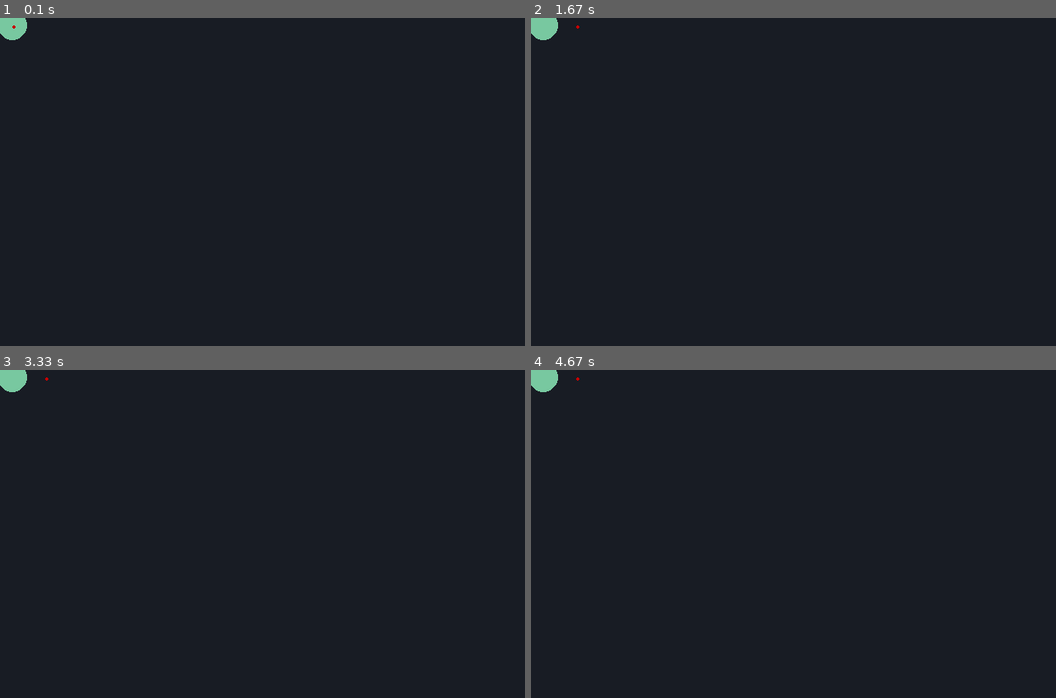
Above: before the commit, frames 1-4 (two rows, left to right).
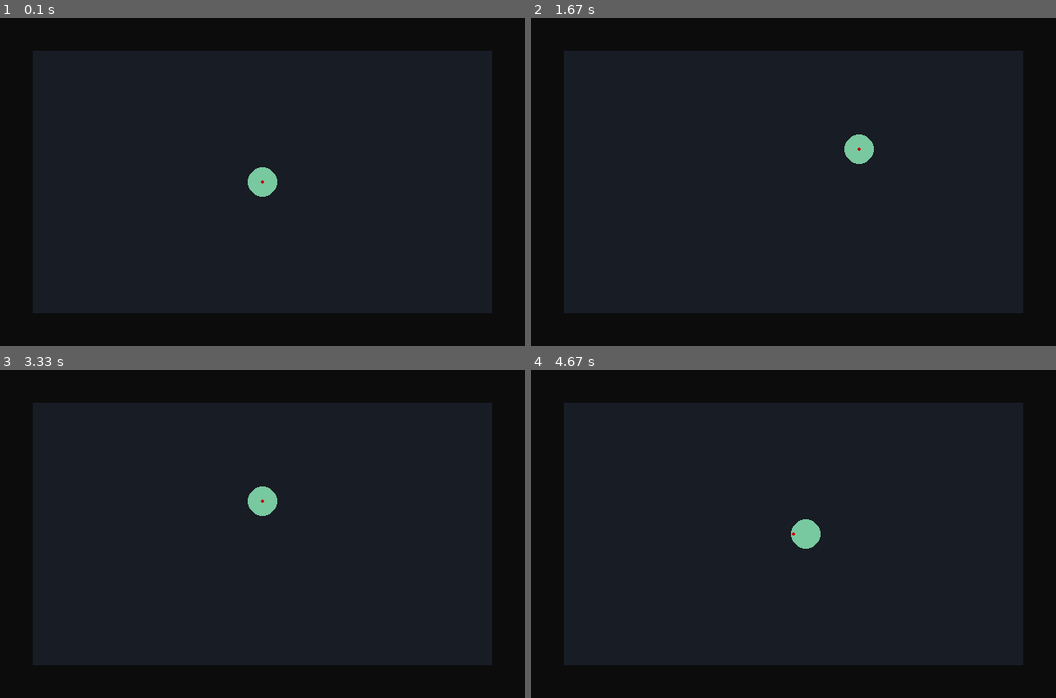
Above: after the commit, the same moments.

Repository: rottenforgotten/trillium-cs
Game: pygame game, started from pygame/main.py
Same seed, same stepped clock (60 frames per second), same inputs: the game is played once before the commit and once after it.
Inputs:
- Up to frame 1 (0.1 s): no input
- Up to frame 2 (1.67 s): hold Right 0.33-0.8 s; hold Up 0.83-1.13 s; hold Right 1.17-1.63 s
- Up to frame 3 (3.33 s): hold Left 1.67-2.2 s; hold Down 2.23-2.53 s; hold Left 2.57-2.97 s; hold Up from 3 s (still down)
- Up to frame 4 (4.67 s): release Up at 3.37 s; hold Right 3.4-4.03 s; hold Down 4.07-4.43 s; hold Left from 4.47 s (still down)

The runs differ from the first frame. In frame 1, 0.7% of the frame differs, in the area x 0-53%, y 0-55%; in frame 2, 0.7%, in the area x 0-66%, y 0-45%; in frame 3, 0.7%; in frame 4, 0.7%.

Commit message:
no frames

Diff:
--- a/pygame/main.py
+++ b/pygame/main.py
@@ -33,18 +33,18 @@
     screen = pygame.display.set_mode((WIDTH, HEIGHT))
     pygame.display.set_caption("Trillium starter")
     clock = pygame.time.Clock()
-    x, y, = WIDTH // 2, HEIGHT // 2
+    px, py, = WIDTH // 2, HEIGHT // 2
     speed = 2.5
     #movement must be divisible by speed
-    tx, ty = x, y
+    tx, ty = px, py
     running = True
     movement = 40
-    hitlist = [(x,y)]
+    hitlist = [(px,py)]
     while running:
         #input phase
         for event in pygame.event.get():
             if len(hitlist) == 0:
-                hitlist.append ((x,y))
+                hitlist.append ((px,py))
             if event.type == pygame.QUIT:
                 running = False
 
@@ -58,21 +58,21 @@
                 elif event.key == pygame.K_DOWN:
                     hitlist.append((hitlist[-1][0], hitlist[-1][1] + movement))
         # math phase
-        if tx != x:
-            if tx > x:
-                x += speed
+        if tx != px:
+            if tx > px:
+                px += speed
             else:
-                x -= speed
-        if ty != y:
-            if ty > y:
-                y += speed
+                px -= speed
+        if ty != py:
+            if ty > py:
+                py += speed
             else:
-                y -= speed
+                py -= speed
         if len(hitlist) == 0:
-            hitlist.append((x,y))
+            hitlist.append((px,py))
         else:
             (tx,ty) = hitlist[0]
-            if (x,y) == hitlist[0]:
+            if (px,py) == hitlist[0]:
                 hitlist.pop(0)
 
         #output phase
@@ -81,12 +81,12 @@
                for x in range(16):
                    current_cell = LEVEL1[y][x]
                    if current_cell == "w":
-                       pygame.draw.rect
+                       pygame.draw.rect(screen,(12,12,12),pygame.Rect((x*40,y*40),(40,40)))
                    elif current_cell == ".":
                        # code for drawing an empty space at x*40, y*40 (pixel position)
                        print("hi")
 
-        pygame.draw.circle(screen, (120, 200, 160), (x, y), 18)
+        pygame.draw.circle(screen, (120, 200, 160), (px, py), 18)
         pygame.draw.circle(screen, (200, 0, 0), (tx, ty), 2)
         pygame.display.flip()
         clock.tick(60)
Not shown, changed: pygame/build/web/pygame.apk
Not shown, changed: pygame/build/web/pygame.tar.gz
